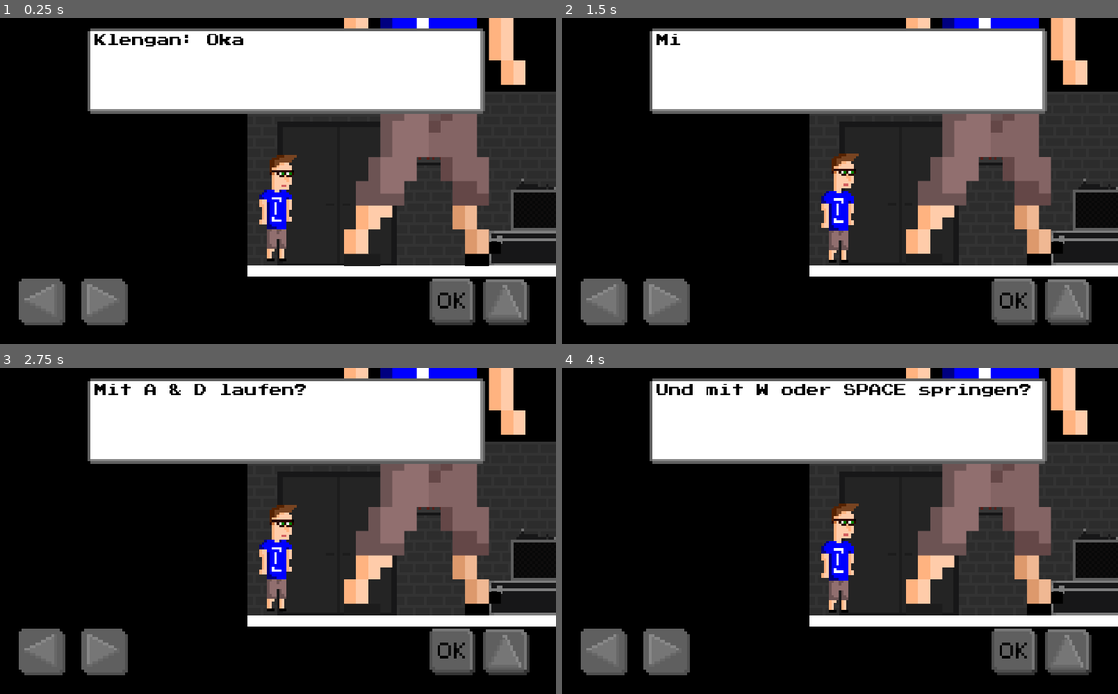
Above: before the commit, frames 1-4 (two rows, left to right).
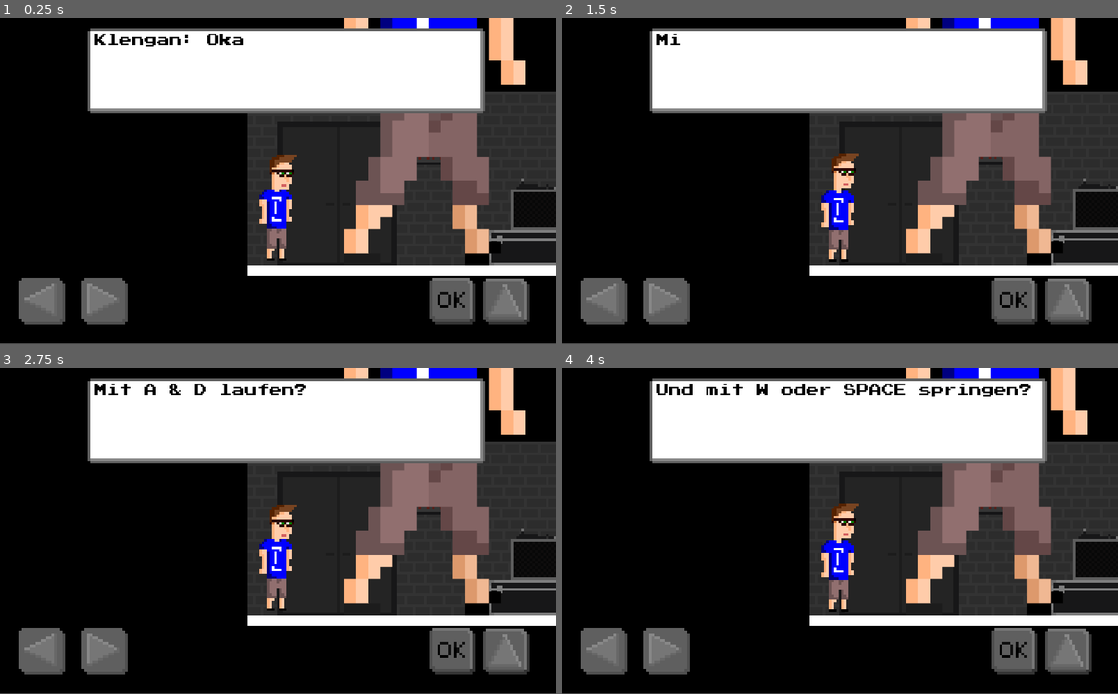
Above: after the commit, the same moments.

Repository: klenganthegame/KlenganTheGame
Game: Godot game, scene res://level/1/Level1.tscn
The game is run twice, just before and just after one commit, with the same random seed, the same clock (stepped at 60 frames per second) and the same inputs.
Inputs:
- Up to frame 1 (0.25 s): no input
- Up to frame 2 (1.5 s): tap Enter (accept) at 0.5, 1.35 s; hold Enter (accept) 0.53-1.28 s; hold D (walk_right) from 0.53 s (still down); tap Space (jump) at 0.77 s
- Up to frame 3 (2.75 s): tap Space (jump) at 1.52 s; tap Enter (accept) at 2 s; release D (walk_right) at 2.03 s; hold A (walk_left) from 2.03 s (still down); hold Enter (accept) from 2.03 s (still down)
- Up to frame 4 (4 s): release A (walk_left) at 2.78 s; release Enter (accept) at 2.78 s; hold D (walk_right) from 2.78 s (still down); tap Enter (accept) at 2.85 s; tap Space (jump) at 3.02, 3.77 s; hold Enter (accept) from 3.53 s (still down)
In our replay, the window is 800x469 before the commit and 800x468 after it. These sizes can differ from the game's own. Grey fills any space a smaller window leaves; there, only what the larger window draws over its background counts as a difference.

The runs differ from the first frame. In frame 1, 1.0% of the frame differs, in the area x 3-100%, y 20-95%; in frame 2, 1.0%; in frame 3, 1.0%, in the area x 3-100%, y 27-95%; in frame 4, 1.0%.

Commit message:
keep width and height

Diff:
--- a/project.godot
+++ b/project.godot
@@ -28,7 +28,7 @@
 [display]
 
 window/stretch/mode="2d"
-window/stretch/aspect="keep_width"
+window/stretch/aspect="keep"
 
 [importer_defaults]
 
